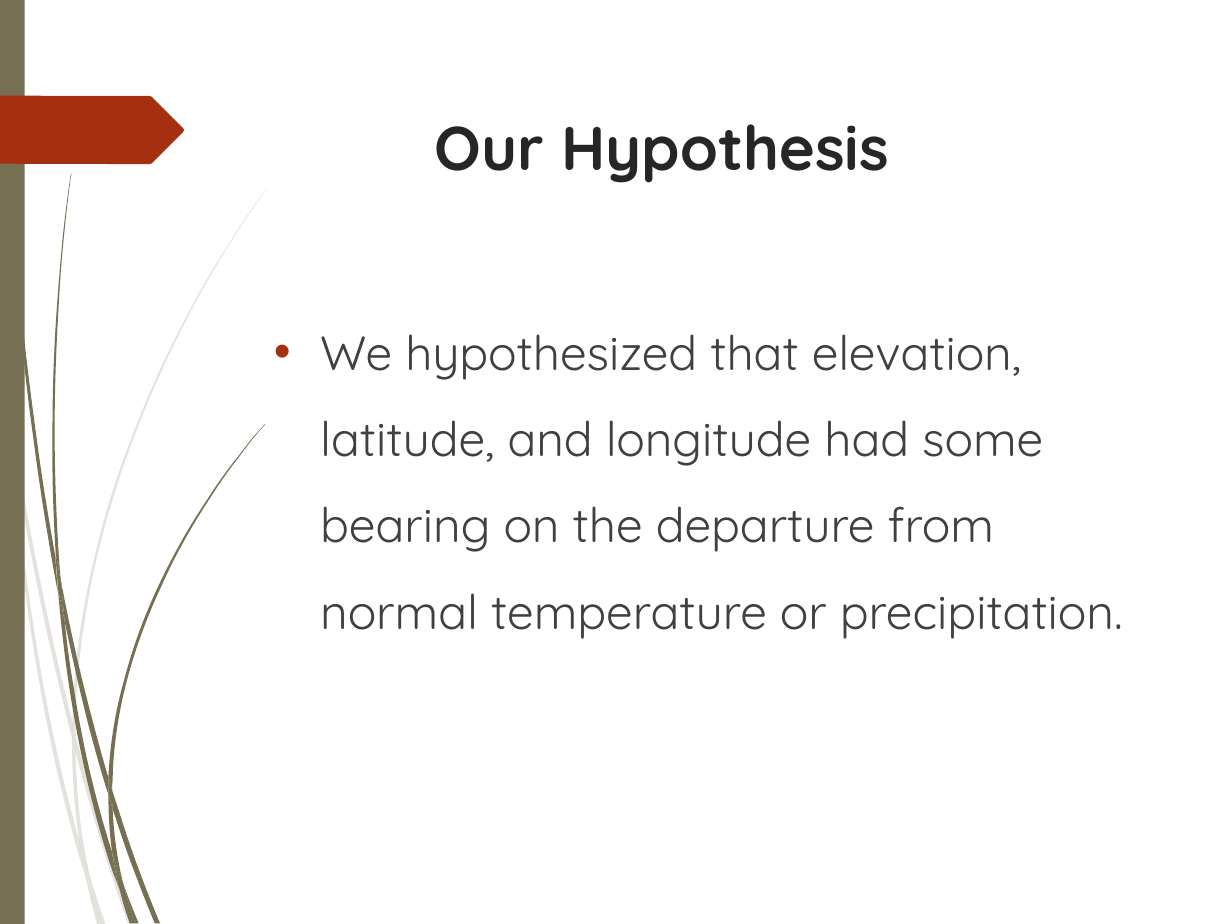
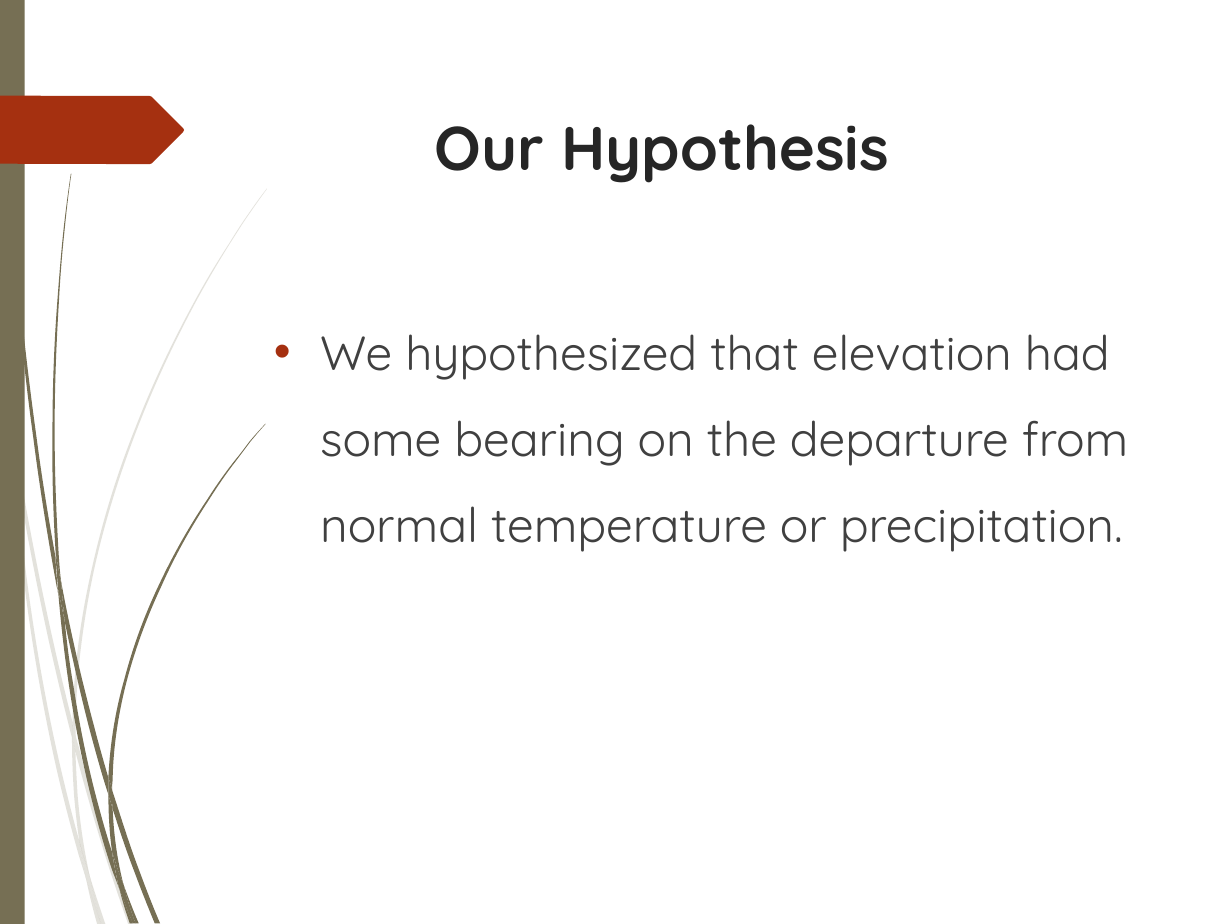
Before and after one commit to Iron-Ham/CPS585, a slide deck: slide 5 of cps585-weather analysis.ppt (slide 2 before the commit). Drawn at 1232x924 pixels with LibreOffice and Linux fonts; fonts in the diff are those of the drawing; background and template pictures are left out. Boxes give left, top, right and bottom in pixels: in the first picture for what was removed or moved away, otherwise in the second. Text is boxed around its words. In the diff, an @@ line names an element or a change of style, - is before the commit and + after.

Commit message:
+slides

```diff
--- a/cps585-weather analysis.ppt
+++ b/cps585-weather analysis.ppt
@@ text at [320,334,1128,552]: text changed @@
-• We hypothesized that elevation, latitude, and longitude had some bearing on the departure from normal temperature or precipitation.
+• We hypothesized that elevation had some bearing on the departure from normal temperature or precipitation.
```
Also in this commit, not shown: 3 slides added.
